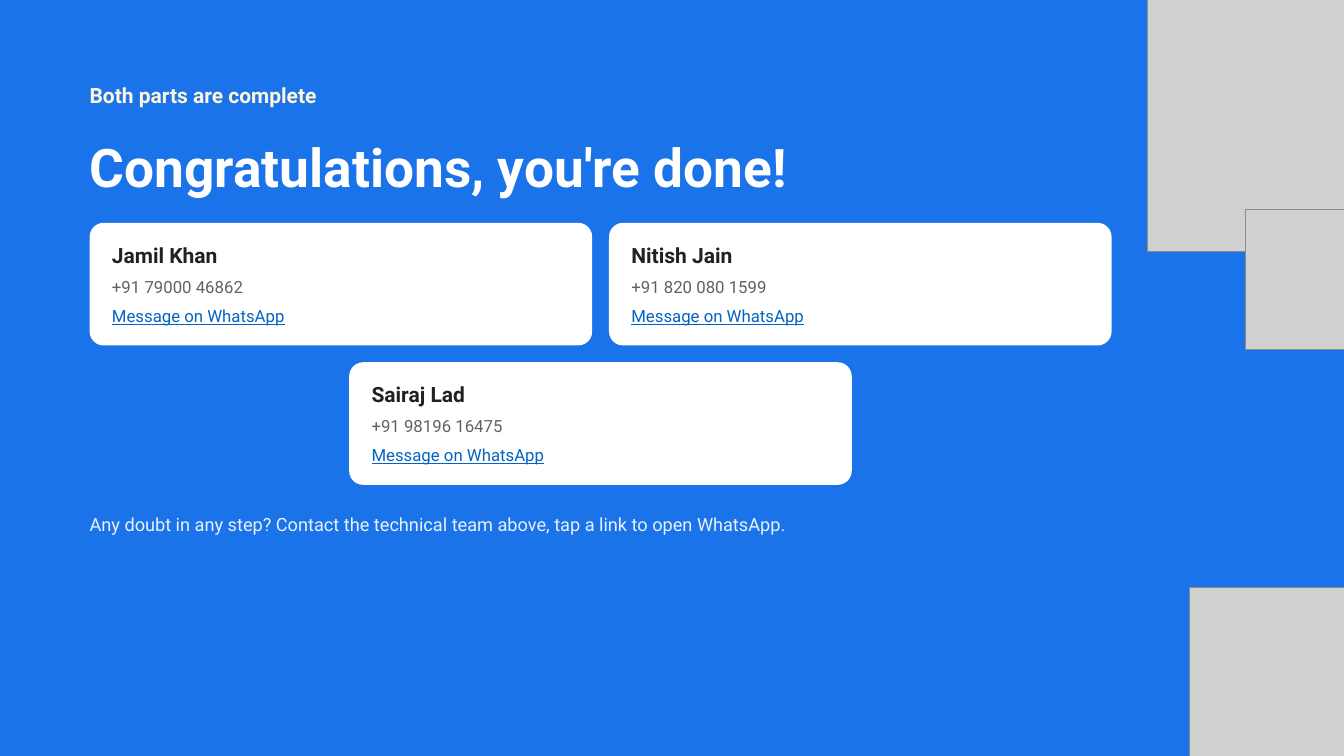
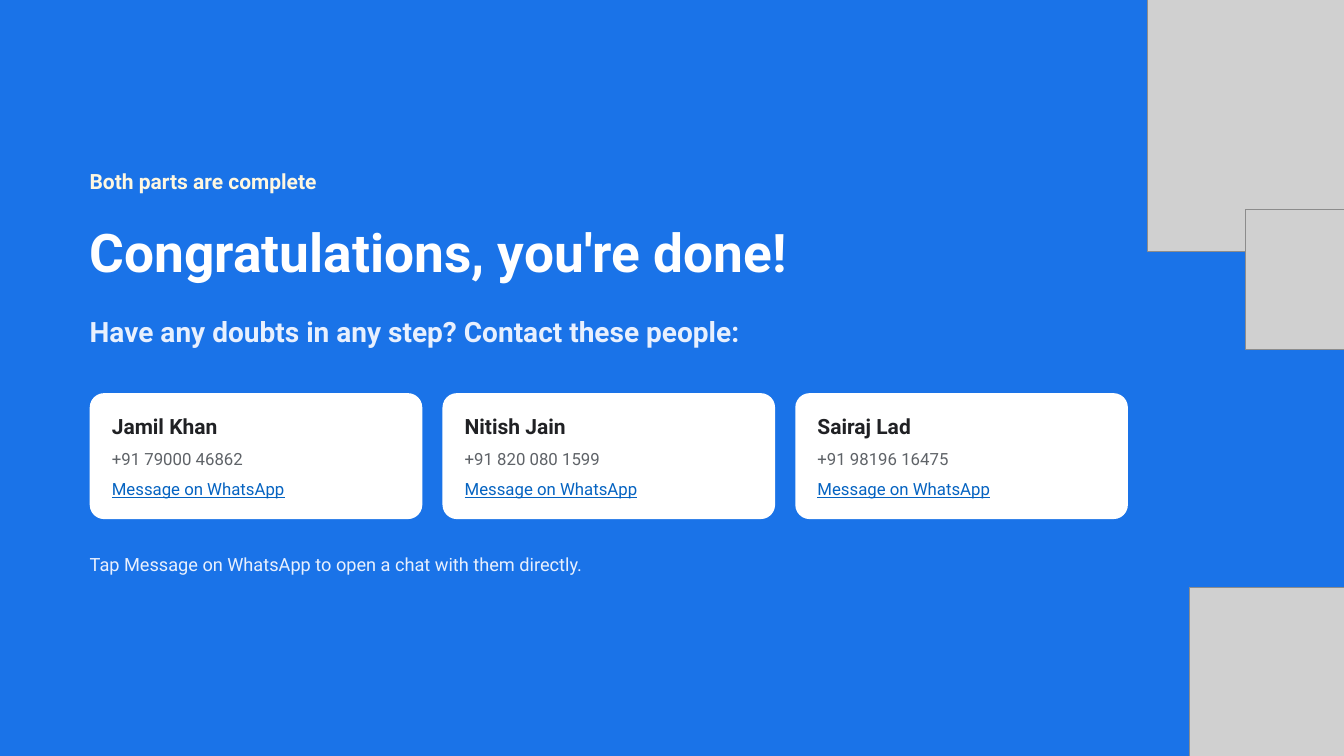
Before and after one commit to Viverun/Realism_Grade, a slide deck: slide 21 of Skill_Boost_Registration_Guide.pptx. Drawn at 1344x756 pixels with LibreOffice and Linux fonts; fonts in the diff are those of the drawing; grey boxes stand for pictures. Boxes give left, top, right and bottom in pixels: in the first picture for what was removed or moved away, otherwise in the second. Text is boxed around its words. In the diff, an @@ line names an element or a change of style, - is before the commit and + after.

```diff
--- a/Skill_Boost_Registration_Guide.pptx
+++ b/Skill_Boost_Registration_Guide.pptx
@@ text "Both parts are complete": place and size @@
-text "Both parts are complete" at <box>90,87,316,108</box>
+text "Both parts are complete" at <box>90,173,316,194</box>
@@ title "Congratulations, you're done!": place and size @@
-title "Congratulations, you're done!" at <box>90,147,787,199</box>
+title "Congratulations, you're done!" at <box>90,232,787,284</box>
@@ text added at <box>90,321,739,348</box>, 20 pt, text #E8F0FE, bold @@
+Have any doubts in any step? Contact these people:
@@ rounded rectangle: place and size @@
-rounded rectangle at <box>90,223,593,346</box>
+rounded rectangle at <box>90,393,422,519</box>
@@ text "Jamil Khan": place and size @@
-text "Jamil Khan" at <box>112,247,217,263</box>
+text "Jamil Khan" at <box>112,418,217,434</box>
@@ rounded rectangle: place and size @@
-rounded rectangle at <box>609,223,1112,346</box>
+rounded rectangle at <box>443,393,775,519</box>
@@ text "Nitish Jain": place and size @@
-text "Nitish Jain" at <box>631,247,732,264</box>
+text "Nitish Jain" at <box>465,418,565,435</box>
@@ rounded rectangle: place and size @@
-rounded rectangle at <box>349,362,852,485</box>
+rounded rectangle at <box>796,393,1128,519</box>
@@ text "Sairaj Lad": place and size @@
-text "Sairaj Lad" at <box>372,386,465,407</box>
+text "Sairaj Lad" at <box>817,418,910,439</box>
@@ text "+91 79000 46862": place and size @@
-text "+91 79000 46862" at <box>112,281,243,293</box>
+text "+91 79000 46862" at <box>112,453,243,465</box>
@@ text "+91 820 080 1599": place and size @@
-text "+91 820 080 1599" at <box>631,281,767,293</box>
+text "+91 820 080 1599" at <box>465,453,600,465</box>
@@ text "+91 98196 16475": place and size @@
-text "+91 98196 16475" at <box>372,420,502,432</box>
+text "+91 98196 16475" at <box>817,453,948,465</box>
@@ text "Message on WhatsApp": place and size @@
-text "Message on WhatsApp" at <box>112,309,284,326</box>
+text "Message on WhatsApp" at <box>112,482,284,499</box>
@@ text "Message on WhatsApp": place and size @@
-text "Message on WhatsApp" at <box>631,309,804,326</box>
+text "Message on WhatsApp" at <box>465,482,637,499</box>
@@ text "Message on WhatsApp": place and size @@
-text "Message on WhatsApp" at <box>372,448,544,465</box>
+text "Message on WhatsApp" at <box>817,482,990,499</box>
@@ text at <box>90,557,582,575</box>: text changed @@
-Any doubt in any step? Contact the technical team above, tap a link to open WhatsApp.
+Tap Message on WhatsApp to open a chat with them directly.
```
Also in this commit, not shown: 2 other slides changed, 1 other file.
